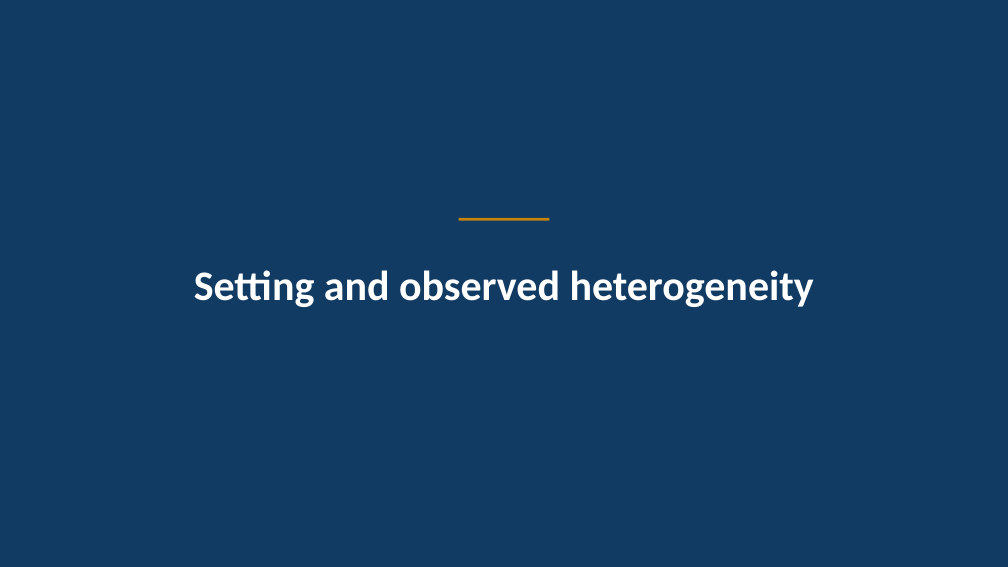
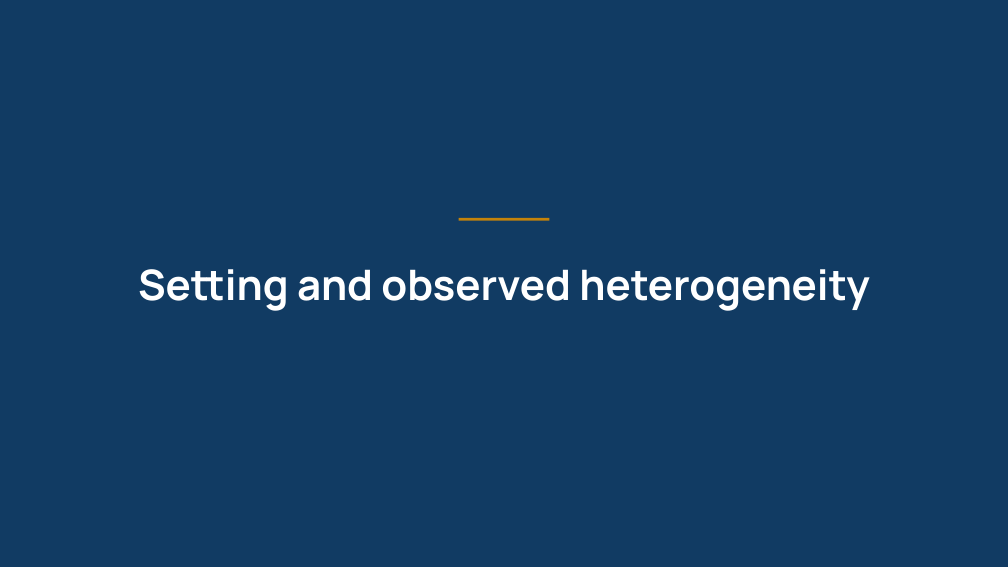
Before and after one commit to fquezadae/Impact-of-Environmental-Variability-on-Harvest, a slide deck: slide 4 of slides/slides_PICES.pptx. Drawn at 1008x567 pixels with LibreOffice and Linux fonts; fonts in the diff are those of the drawing. Boxes give left, top, right and bottom in pixels: in the first picture for what was removed or moved away, otherwise in the second. Text is boxed around its words. In the diff, an @@ line names an element or a change of style, - is before the commit and + after.

```diff
--- a/slides/slides_PICES.pptx
+++ b/slides/slides_PICES.pptx
@@ text "Setting and observed heterogeneity" at [138,269,869,311]: font Calibri to Manrope @@
```
Also in this commit, not shown: 9 other slides changed, 2 other files.
